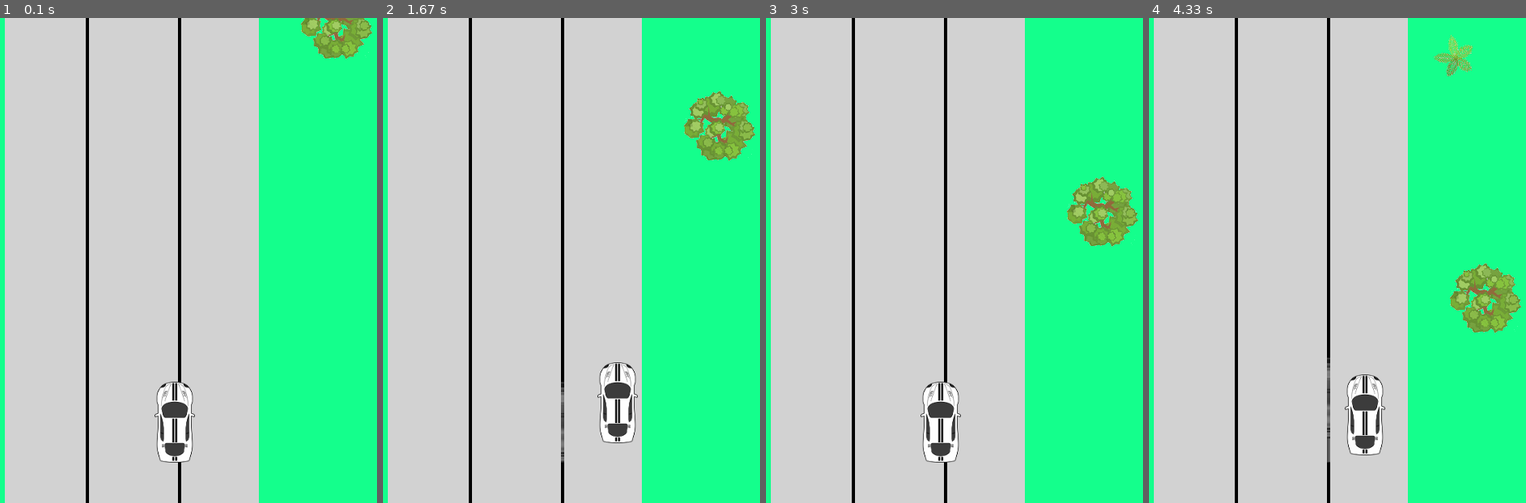
Above: before the commit, frames 1-4 (left to right).
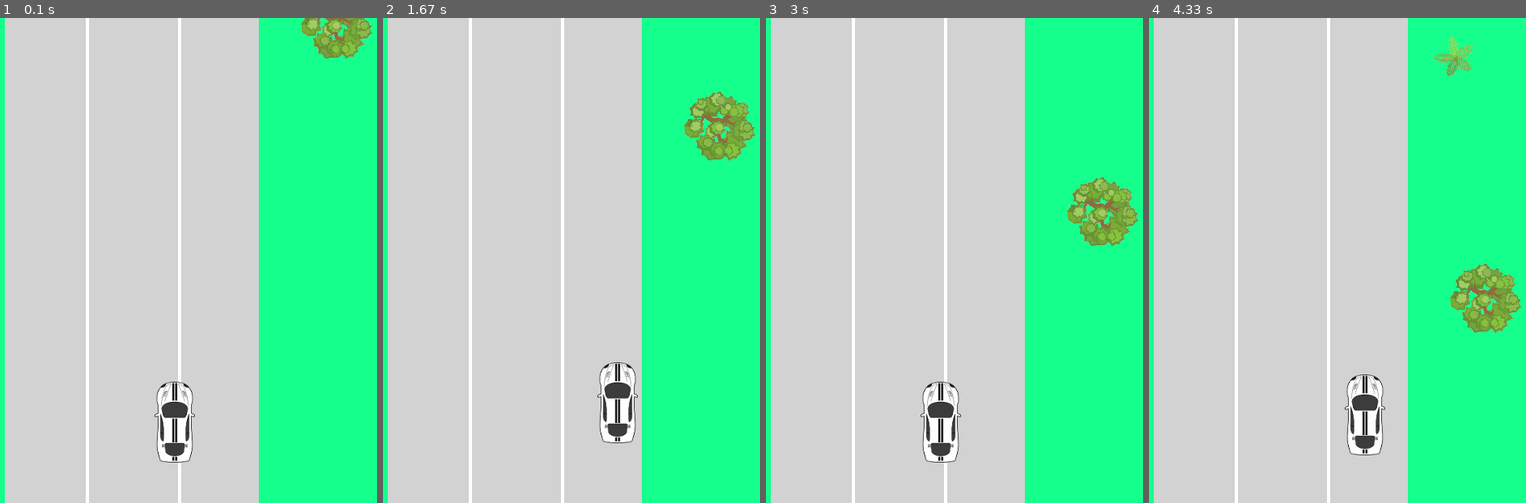
Above: after the commit, the same moments.

Repository: lucasbiel7/pygame
Game: pygame game, started from car_aluno.py
The game is run twice, just before and just after one commit, with the same random seed, the same clock (stepped at 60 frames per second) and the same inputs.
Inputs:
- Up to frame 1 (0.1 s): no input
- Up to frame 2 (1.67 s): hold Right 0.33-0.8 s; hold Up 0.83-1.13 s; hold Right 1.17-1.63 s
- Up to frame 3 (3 s): hold Left 1.67-2.2 s; hold Down 2.23-2.53 s; hold Left 2.57-2.97 s
- Up to frame 4 (4.33 s): hold Up 3-3.37 s; hold Right 3.4-4.03 s; hold Down from 4.07 s (still down)

The runs differ from the first frame. In frame 1, 1.6% of the frame differs, in the area x 22-49%, y 0-100%; in frame 2, 1.7%; in frame 3, 1.6%; in frame 4, 1.7%.

Commit message:
Colocando scenario branco para evitar bugs de movimento

Diff:
--- a/car_aluno.py
+++ b/car_aluno.py
@@ -171,12 +171,17 @@
     car_rect.move_ip(x, y)
 
 
+def buildScenario():
+    pygame.draw.rect(SCREEN, WHITE, (0, 0, W_WIDTH, W_HEIGHT))
+    desenharAreaVerde()
+    desenharPistas()
+
+
 while True:
     # [DONE] Capturar o evento de fechar o jogo na interface.
     handleQuitGame()
     # [DONE] desenhar a imagem de fundo. Utilize os valores numéricos da tela e das pistas.
-    desenharAreaVerde()
-    desenharPistas()
+    buildScenario()
     # [DONE mover as arvores em 1 pixel. Reposicionar quando as arvores saem da Interface.
     buildTreeScenario()
     # [DONE] Capturar uma tecla pressionada para mover o carrinho. Usar as teclas
@@ -184,12 +189,6 @@
 
     buildCar()
 
-    # # UP, DOWN, LEFT e RIGHT (setinhas). Para mover o carrinho use a velocidade na
-    # # coordenada correta.
-    # if pygame.key.get_focused():
-    #    key = pygame.key.get_pressed()
-    #
-    #
     # # [TODO] mover os carrinhos oponentes
     #
     #
